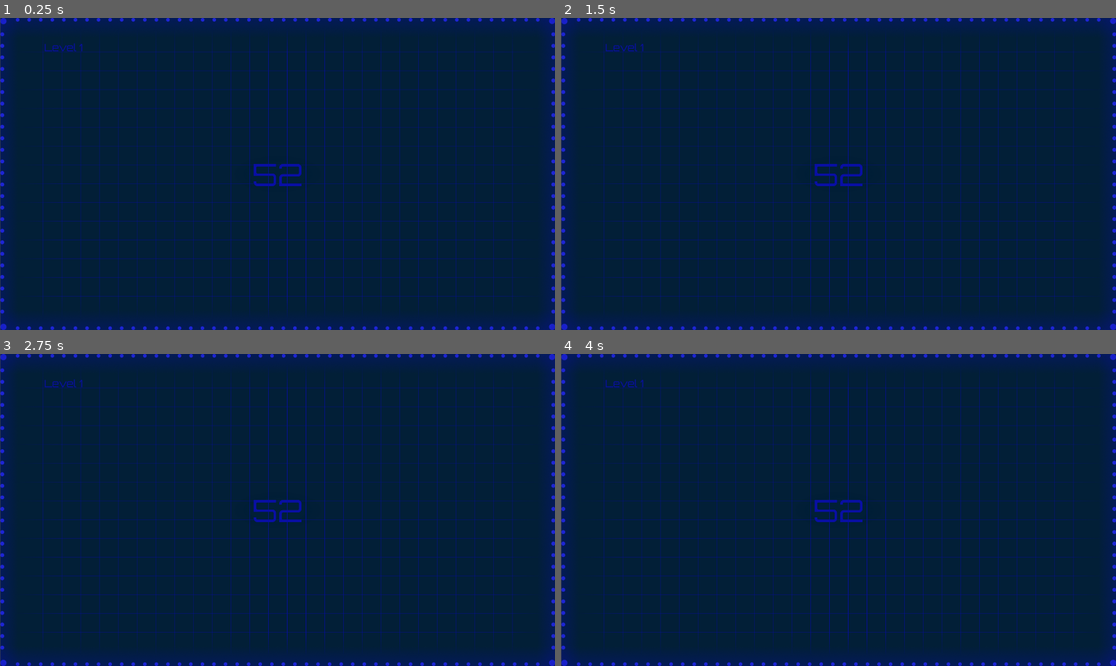
Above: before the commit, frames 1-4 (two rows, left to right).
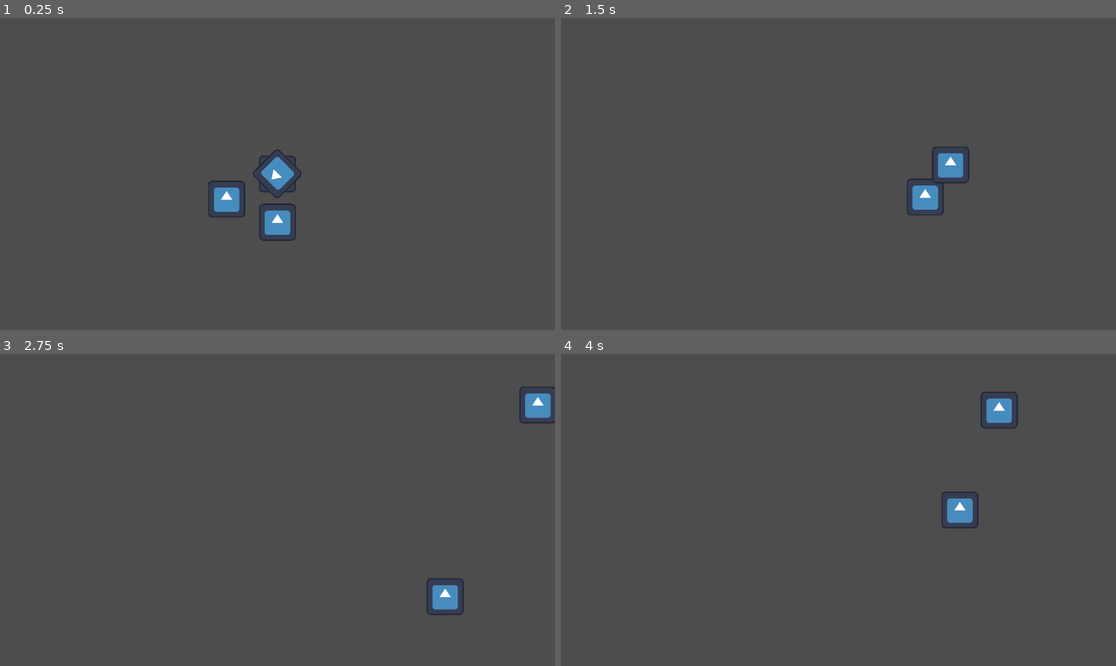
Above: after the commit, the same moments.

Repository: VeryKoolGames/upsi_jam_2025
Game: Godot game, scene res://Scenes/main.tscn
The game is run twice, just before and just after one commit, with the same random seed, the same clock (stepped at 60 frames per second) and the same inputs. Before the commit the project starts from res://Scenes/Background.tscn. The engine's default icon, where the game draws it, is replaced by a stand-in: a white triangle on a blue panel in a dark square.
Inputs (mouse positions are in pixels of both pictures, inside the frame that each line leads up to):
- Up to frame 1 (0.25 s): no input
- Up to frame 2 (1.5 s): move the mouse to (960, 158) at 0.52 s; hold D (move_right) 0.53-1.28 s; click (960, 158) at 0.67 s; move the mouse to (727, 189) at 1.27 s; hold S (move_down) from 1.28 s (still down)
- Up to frame 3 (2.75 s): move the mouse to (333, 441) at 2.02 s; release S (move_down) at 2.03 s; hold D (move_right) from 2.03 s (still down)
- Up to frame 4 (4 s): move the mouse to (810, 572) at 2.77 s; release D (move_right) at 2.78 s; hold W (move_up) 2.78-3.53 s; click (810, 572) at 2.92 s; move the mouse to (1005, 556) at 3.52 s; hold A (move_left) from 3.53 s (still down)

The runs differ from the first frame. In frame 1, 100% of the frame differs, in the area x 0-100%, y 0-100%; in frame 2, 100%; in frame 3, 100%; in frame 4, 100%.

Commit message:
fix wall collision

Diff:
--- a/Player.tscn
+++ b/Player.tscn
@@ -36,27 +36,42 @@
 unique_name_in_owner = true
 script = ExtResource("4_xxkd1")
 
-[node name="Walls" type="StaticBody2D" parent="."]
+[node name="Walls" type="Node2D" parent="."]
+
+[node name="Area2D" type="StaticBody2D" parent="Walls" groups=["walls"]]
+position = Vector2(-960, 0)
+rotation = -1.5708
 collision_layer = 3
 collision_mask = 3
 
-[node name="leftWall" type="CollisionShape2D" parent="Walls"]
-position = Vector2(-955, 6)
-rotation = 4.71239
+[node name="leftWall" type="CollisionShape2D" parent="Walls/Area2D"]
 shape = SubResource("WorldBoundaryShape2D_e80uo")
 
-[node name="rightWall" type="CollisionShape2D" parent="Walls"]
-position = Vector2(960, -17)
-rotation = 1.55876
+[node name="Area2D2" type="StaticBody2D" parent="Walls" groups=["walls"]]
+position = Vector2(961, 0)
+rotation = 1.5708
+collision_layer = 3
+collision_mask = 3
+
+[node name="rightWall" type="CollisionShape2D" parent="Walls/Area2D2"]
+scale = Vector2(1, 1)
 shape = SubResource("WorldBoundaryShape2D_e80uo")
 
-[node name="botWall" type="CollisionShape2D" parent="Walls"]
-position = Vector2(2, 538)
-rotation = 3.14159
+[node name="Area2D3" type="StaticBody2D" parent="Walls" groups=["walls"]]
+position = Vector2(0, -540)
+collision_layer = 3
+collision_mask = 3
+
+[node name="topWall" type="CollisionShape2D" parent="Walls/Area2D3"]
 shape = SubResource("WorldBoundaryShape2D_e80uo")
 
-[node name="topWall" type="CollisionShape2D" parent="Walls"]
-position = Vector2(2, -542)
+[node name="Area2D4" type="StaticBody2D" parent="Walls" groups=["walls"]]
+position = Vector2(-14, 541)
+rotation = 3.14159
+collision_layer = 3
+collision_mask = 3
+
+[node name="botWall" type="CollisionShape2D" parent="Walls/Area2D4"]
 shape = SubResource("WorldBoundaryShape2D_e80uo")
 
 [node name="EnemySpawner" type="Node2D" parent="."]
--- a/Scripts/shape_manager.gd
+++ b/Scripts/shape_manager.gd
@@ -53,7 +53,8 @@
 	var mouse_pos = get_global_mouse_position()
 	var velocity_vector = mouse_pos - closest_shape.global_position
 	velocity_vector = velocity_vector * 1.2
-	closest_shape.apply_impulse(velocity_vector)
+	closest_shape.new_velocity = velocity_vector
+	#closest_shape.apply_impulse(velocity_vector)
 	should_launch = true
 	print("Launched closest shape " + closest_shape.name)
 
--- a/project.godot
+++ b/project.godot
@@ -11,7 +11,7 @@
 [application]
 
 config/name="upsi_jam_2025"
-run/main_scene="uid://dicn6qsrupon1"
+run/main_scene="uid://c4x5jp3xx3pe2"
 config/features=PackedStringArray("4.4", "GL Compatibility")
 config/icon="res://Sprites/icon.svg"
 
--- a/shape.gd
+++ b/shape.gd
@@ -1,12 +1,14 @@
-extends Node2D
+extends RigidBody2D
 class_name GameShape
 
 var is_shot: bool
+var new_velocity
 
 func _ready() -> void:
 	get_node("%ShapeManager").shapes.append(self)
 
 func _on_area_2d_area_entered(area: Area2D) -> void:
+	print(area.name)
 	if area.get_parent().is_in_group("enemy") and !is_shot:
 		get_node("%ShapeManager").shapes.erase(self)
 		print(get_node("%ShapeManager").shapes)
@@ -14,3 +16,12 @@
 		queue_free()
 	elif area.get_parent().is_in_group("enemy"):
 		area.get_parent().queue_free()
+
+func _physics_process(delta: float) -> void:
+	if is_shot:
+		var collision_info = move_and_collide(new_velocity * delta)
+		if collision_info:
+			print(collision_info)
+			new_velocity = new_velocity.bounce(collision_info.get_normal())
+			new_velocity.x *= 0.8
+			new_velocity.y *= 0.8
Not shown: 1 places in Scenes/EnnemiesSpawnManager.tscn that only renumber resources
